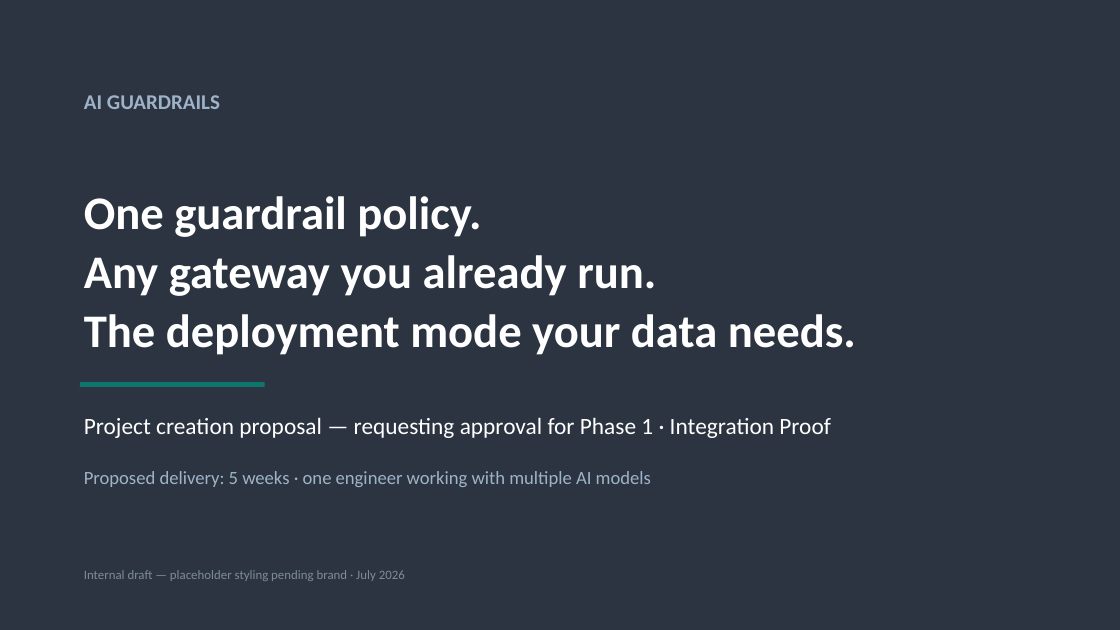
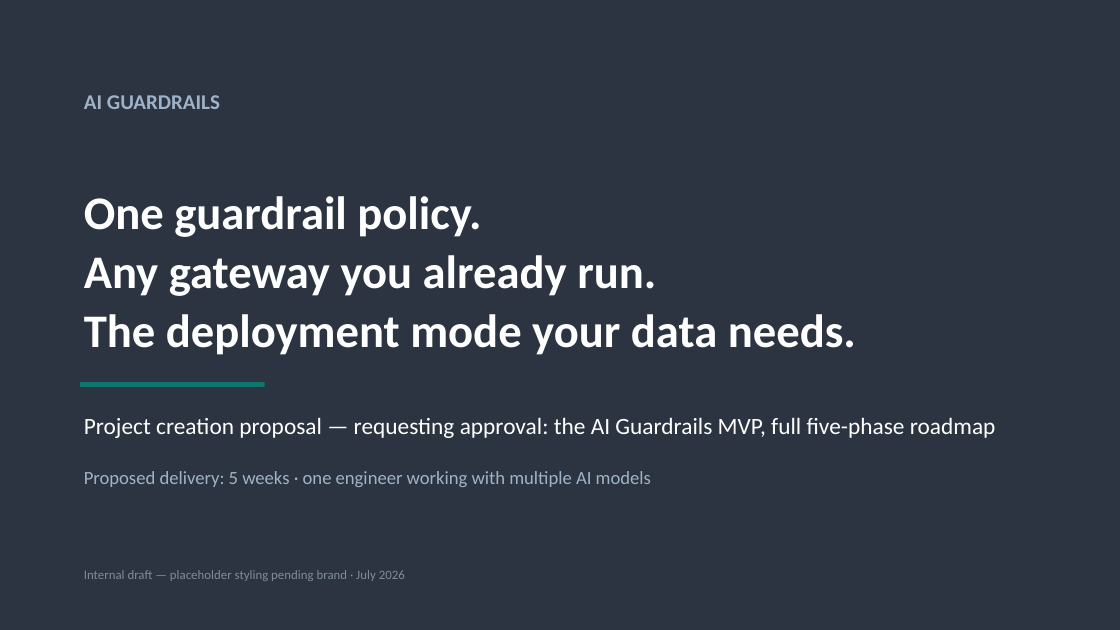
Before and after one commit to veglezMX/guardrails, a slide deck: slide 1 of solution-docs/40-sales-deck/AI-Guardrails-Project-Proposal.pptx. Drawn at 1120x630 pixels with LibreOffice and Linux fonts; fonts in the diff are those of the drawing. Boxes give left, top, right and bottom in pixels: in the first picture for what was removed or moved away, otherwise in the second. Text is boxed around its words. In the diff, an @@ line names an element or a change of style, - is before the commit and + after.

```diff
--- a/solution-docs/40-sales-deck/AI-Guardrails-Project-Proposal.pptx
+++ b/solution-docs/40-sales-deck/AI-Guardrails-Project-Proposal.pptx
@@ text at box(84, 417, 996, 438): text changed @@
-Project creation proposal — requesting approval for Phase 1 · Integration Proof
+Project creation proposal — requesting approval: the AI Guardrails MVP, full five-phase roadmap
```
Also in this commit, not shown: 6 other slides changed, 3 slides added, 2 slides removed, 1 other file.
